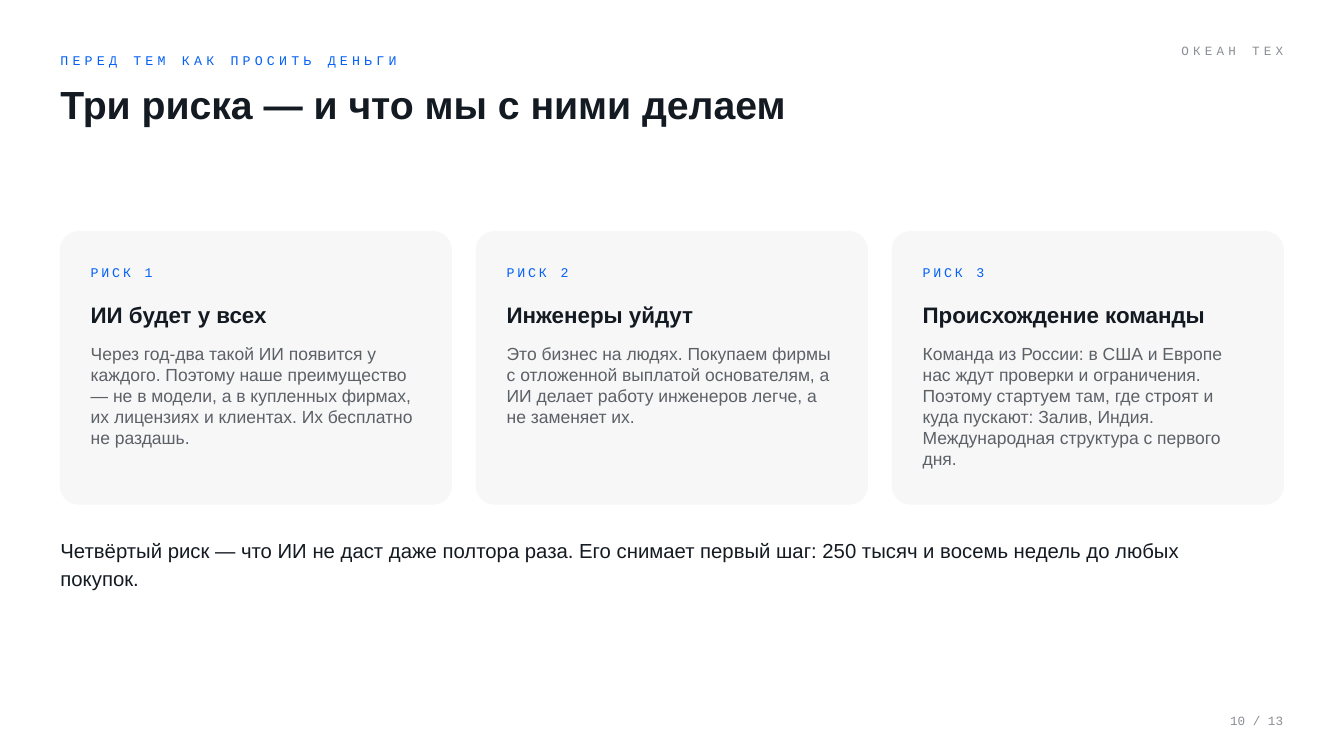
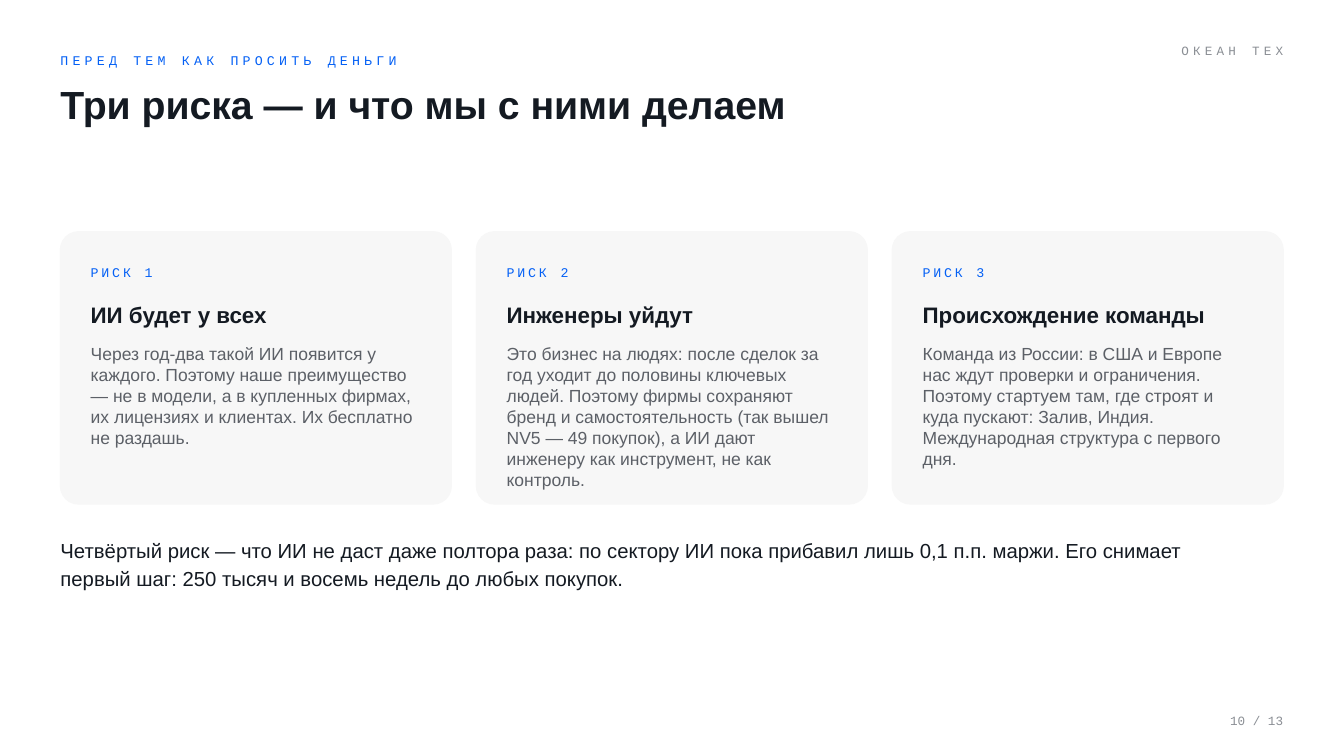
Before and after one commit to komoroshin/research, a slide deck: slide 10 of ai-case-library/research/ventures/grid-plain-deck.pptx. Drawn at 1344x756 pixels with LibreOffice and Linux fonts; fonts in the diff are those of the drawing. Boxes give left, top, right and bottom in pixels: in the first picture for what was removed or moved away, otherwise in the second. Text is boxed around its words. In the diff, an @@ line names an element or a change of style, - is before the commit and + after.

```diff
--- a/ai-case-library/research/ventures/grid-plain-deck.pptx
+++ b/ai-case-library/research/ventures/grid-plain-deck.pptx
@@ text at bbox=[507, 347, 828, 490]: text changed @@
-Это бизнес на людях. Покупаем фирмы с отложенной выплатой основателям, а ИИ делает работу инженеров легче, а не заменяет их.
+Это бизнес на людях: после сделок за год уходит до половины ключевых людей. Поэтому фирмы сохраняют бренд и самостоятельность (так вышел NV5 — 49 покупок), а ИИ дают инженеру как инструмент, не как контроль.
@@ text at bbox=[60, 543, 1181, 591]: text changed @@
-Четвёртый риск — что ИИ не даст даже полтора раза. Его снимает первый шаг: 250 тысяч и восемь недель до любых покупок.
+Четвёртый риск — что ИИ не даст даже полтора раза: по сектору ИИ пока прибавил лишь 0,1 п.п. маржи. Его снимает первый шаг: 250 тысяч и восемь недель до любых покупок.
```
Also in this commit, not shown: 5 other slides changed, 48 other files.
